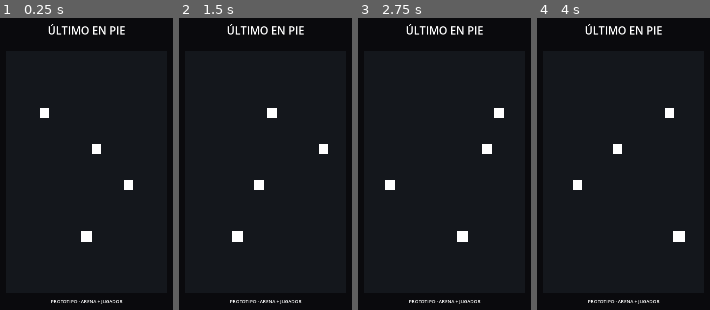
Above: before the commit, frames 1-4 (left to right).
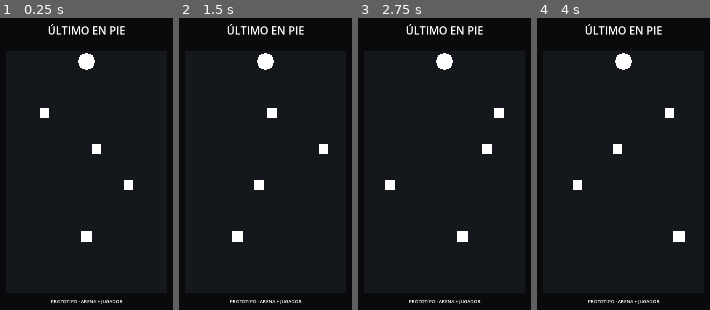
Above: after the commit, the same moments.

Repository: Baltas80/ULTIMO-EN-PIE
Game: Godot game, scene res://scenes/main.tscn
Same seed, same stepped clock (60 frames per second), same inputs: the game is played once before the commit and once after it.
Inputs (mouse positions are in pixels of both pictures, inside the frame that each line leads up to):
- Up to frame 1 (0.25 s): no input
- Up to frame 2 (1.5 s): move the mouse to (307, 152) at 0.52 s; click (307, 152) at 0.67 s; drag from (229, 187) to (256, 234) at 1.27 s
- Up to frame 3 (2.75 s): move the mouse to (463, 96) at 2.02 s; click (463, 96) at 2.17 s
- Up to frame 4 (4 s): drag from (614, 234) to (568, 120) at 2.77 s; move the mouse to (678, 219) at 3.52 s; click (678, 219) at 3.67 s

The runs differ from the first frame. In frame 1, 0.4% of the frame differs, in the area x 45-55%, y 11-18%; in frame 2, 0.4%; in frame 3, 0.4%; in frame 4, 0.4%.

Commit message:
gameplay: add match state and winner detection

Diff:
--- a/scripts/main.gd
+++ b/scripts/main.gd
@@ -2,6 +2,7 @@
 
 const PLAYER_SCENE := preload("res://scenes/player.tscn")
 const BOT_SCENE := preload("res://scenes/bot.tscn")
+const HAZARD_SCENE := preload("res://scenes/hazard.tscn")
 
 const BOT_SPAWN_POSITIONS := [
 	Vector2(160.0, 420.0),
@@ -9,14 +10,30 @@
 	Vector2(560.0, 700.0)
 ]
 
+var participants: Array[Node] = []
+var match_active := true
+var match_time := 0.0
+var finish_position := 0
+
 func _ready() -> void:
 	_spawn_player()
 	_spawn_bots()
+	_spawn_hazard()
+	_refresh_participants()
+
+func _process(delta: float) -> void:
+	if not match_active:
+		return
+	match_time += delta
+	_refresh_participants()
+	if participants.size() <= 1:
+		_end_match()
 
 func _spawn_player() -> void:
 	var player := PLAYER_SCENE.instantiate()
 	player.position = Vector2(360.0, 900.0)
 	add_child(player)
+	participants.append(player)
 
 func _spawn_bots() -> void:
 	for index in range(BOT_SPAWN_POSITIONS.size()):
@@ -26,3 +43,19 @@
 		bot.lane_y = spawn_position.y
 		bot.phase = float(index) * 0.7
 		add_child(bot)
+		participants.append(bot)
+
+func _spawn_hazard() -> void:
+	var hazard := HAZARD_SCENE.instantiate()
+	hazard.position = Vector2(360.0, 220.0)
+	add_child(hazard)
+
+func _refresh_participants() -> void:
+	participants = participants.filter(func(item: Node) -> bool: return is_instance_valid(item) and item.is_inside_tree())
+
+func _end_match() -> void:
+	match_active = false
+	finish_position = 1 if participants.size() == 1 else 0
+	var status := get_node_or_null("Status")
+	if status:
+		status.text = "PARTIDA TERMINADA · POSICIÓN %d · %.1fs" % [finish_position, match_time]
